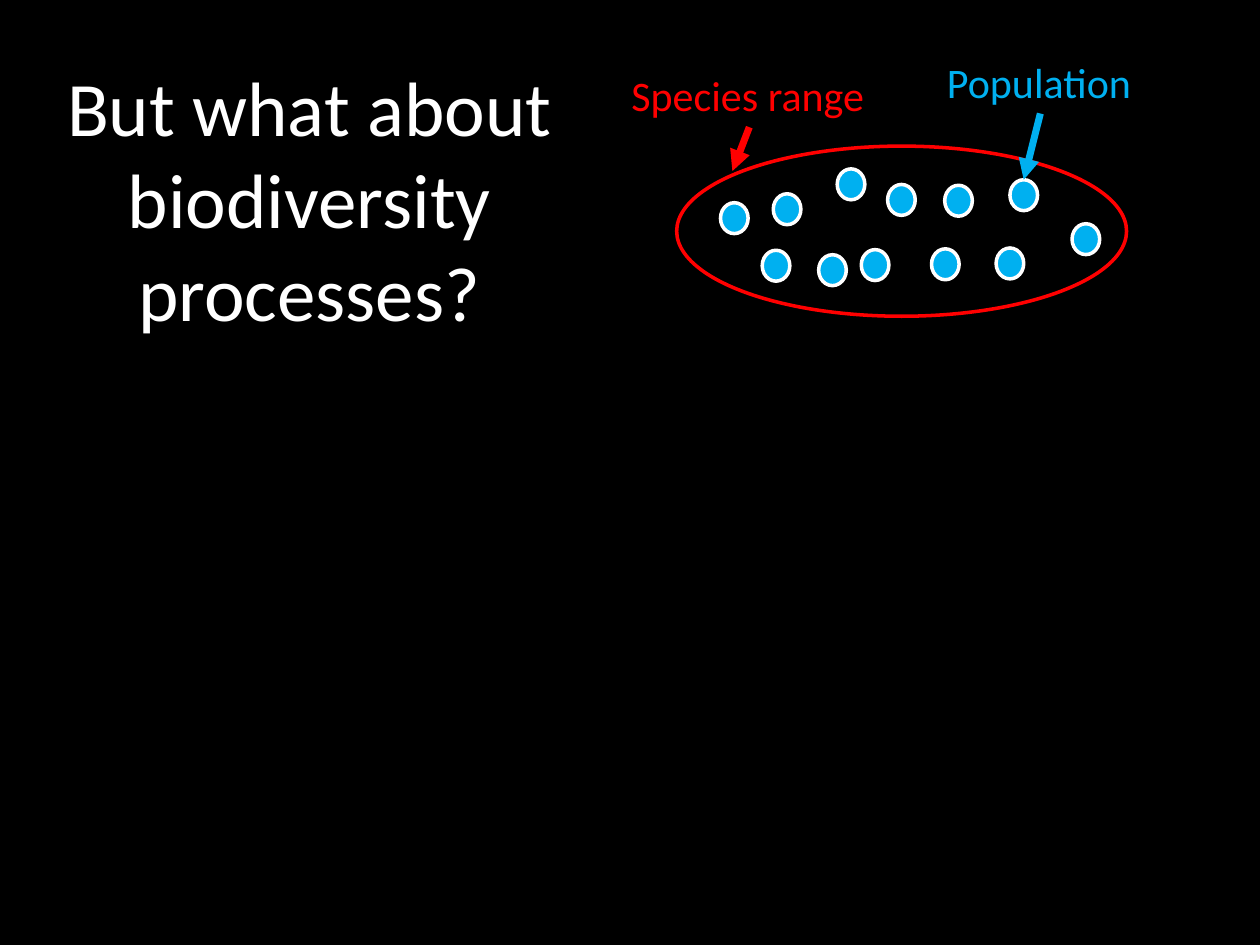
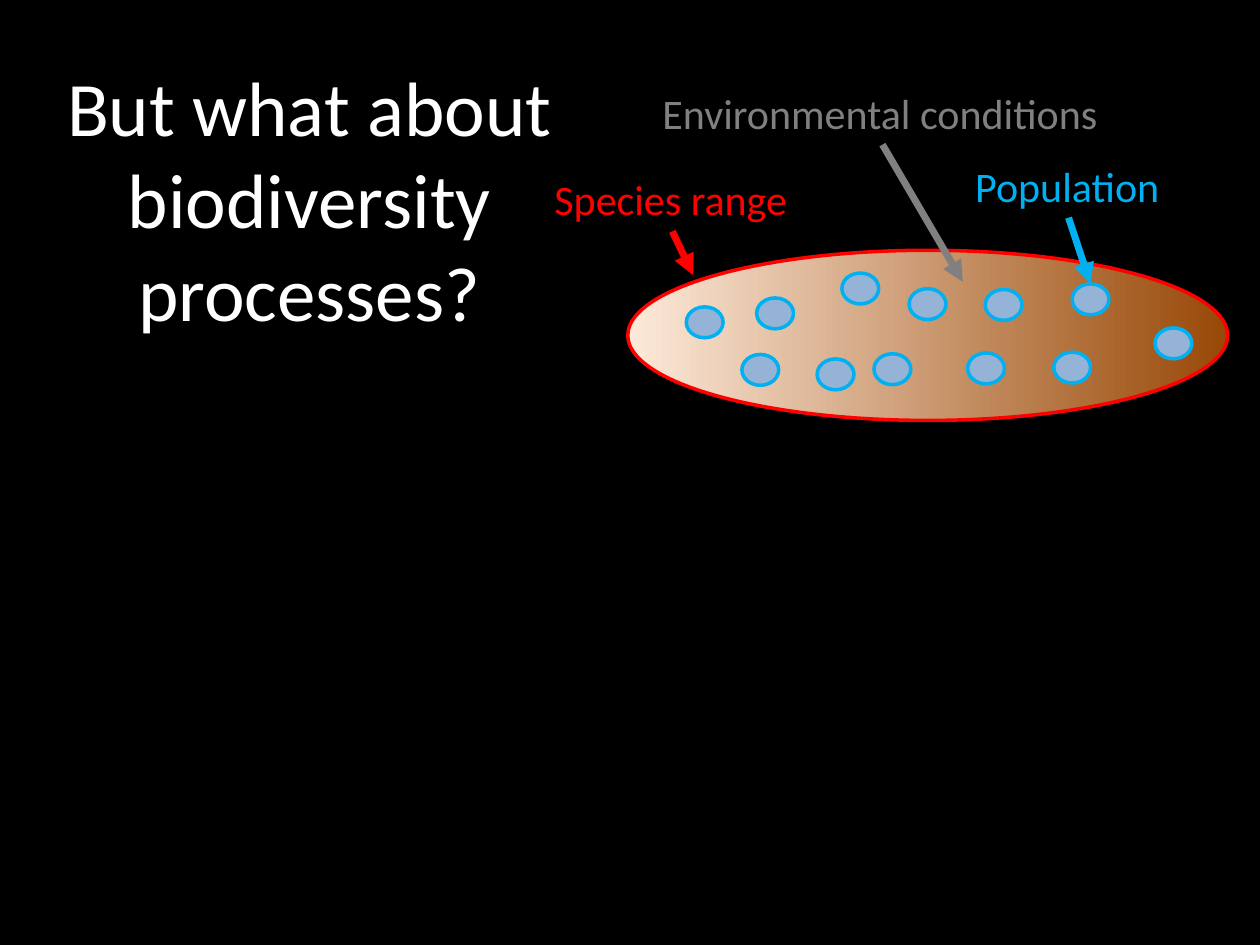
Before and after one commit to jeffreyhanson/abstracts-and-slides, a slide deck: slide 6 of seminars/SCBO-presentation-06-06-2016/jhanson_scbo.pptx (slide 7 before the commit). Drawn at 1260x945 pixels with LibreOffice and Linux fonts; fonts in the diff are those of the drawing. Boxes give left, top, right and bottom in pixels: in the first picture for what was removed or moved away, otherwise in the second. Text is boxed around its words. In the diff, an @@ line names an element or a change of style, - is before the commit and + after.

```diff
--- a/seminars/SCBO-presentation-06-06-2016/jhanson_scbo.pptx
+++ b/seminars/SCBO-presentation-06-06-2016/jhanson_scbo.pptx
@@ group added at bbox=[627, 100, 1227, 421]: 6 ellipses, 1 text, 1 arrow @@
+Environmental conditions
@@ text "Species range": place and size @@
-text "Species range" at bbox=[631, 82, 864, 119]
+text "Species range" at bbox=[554, 186, 787, 223]
@@ group removed at bbox=[677, 146, 1126, 316]: 6 ellipses @@
@@ text "Population": place and size @@
-text "Population" at bbox=[947, 68, 1131, 105]
+text "Population" at bbox=[975, 172, 1159, 209]
@@ arrow moved from (750, 127) - (732, 171) to (673, 232) - (693, 275) @@
@@ arrow moved from (1041, 113) - (1023, 180) to (1068, 218) - (1091, 284) @@
@@ ellipse: place and size @@
-ellipse at bbox=[762, 251, 790, 282]
+ellipse at bbox=[757, 297, 794, 329]
@@ ellipse: place and size @@
-ellipse at bbox=[862, 249, 890, 281]
+ellipse at bbox=[842, 273, 878, 305]
@@ ellipse: place and size @@
-ellipse at bbox=[931, 248, 959, 280]
+ellipse at bbox=[908, 289, 945, 320]
@@ ellipse: place and size @@
-ellipse at bbox=[997, 248, 1024, 280]
+ellipse at bbox=[985, 290, 1022, 321]
@@ ellipse: place and size @@
-ellipse at bbox=[1072, 224, 1100, 256]
+ellipse at bbox=[1072, 284, 1109, 315]
@@ fill #00B0F0 to #95B3D7; outline #FFFFFF 2 pt to #00B0F0 2 pt in 7 elements at bbox=[842, 273, 878, 305], bbox=[985, 290, 1022, 321], bbox=[757, 297, 794, 329], bbox=[908, 289, 945, 320], bbox=[1072, 284, 1109, 315], bbox=[818, 359, 854, 391], bbox=[687, 307, 723, 339] @@
@@ ellipse: place and size @@
-ellipse at bbox=[721, 203, 748, 234]
+ellipse at bbox=[687, 307, 723, 339]
@@ ellipse: place and size @@
-ellipse at bbox=[819, 255, 847, 286]
+ellipse at bbox=[818, 359, 854, 391]
@@ rectangle: place and size @@
-rectangle at bbox=[445, 326, 1225, 945]
+rectangle at bbox=[557, 452, 1240, 922]
```
Also in this commit, not shown: 10 other slides changed, 3 slides added, 4 slides removed.
